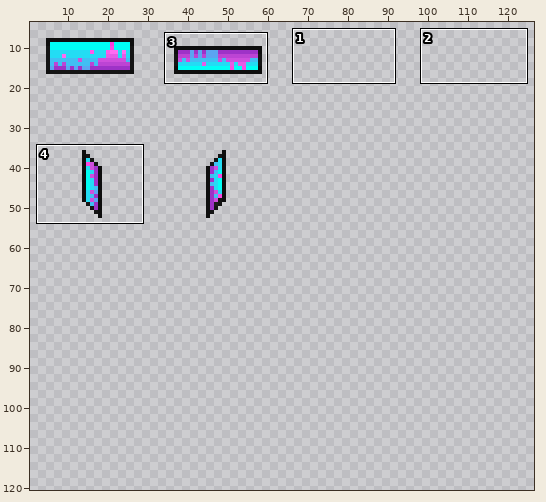
Edited in one commit: sprite sheet (Resources/Textures/_NF/Structures/Machines/computers.rsi/contraband.png). Above: a wide view before the commit, with the close-up outlined.
Close-up. Old version:
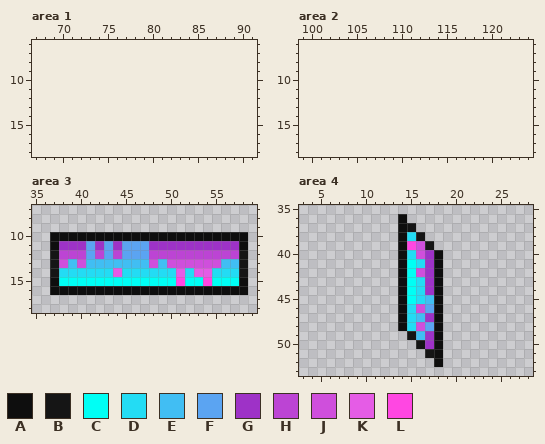
The file is 64x64 pixels. Colours within 5 levels of each other are drawn and written as one. Shown: area 1: x 67..91, y 6..18; area 2: x 99..124, y 6..18; area 3: x 35..59, y 7..18; area 4: x 3..28, y 35..53. The old version is drawn lined up with the new one, on the new canvas. The wide view leaves out empty margins. The commit also changed other parts of the picture, which this record leaves out.
Palette (. is transparent): A #0e0e0e  B #151515  C #00fff5  D #23dcf4  E #41bef3  F #5ba4f2  G #9e32c7  H #bc44d4  J #cf4fdc  K #e55ce6  L #ff47e2
Pixels before, area 3, first column x 37:
10 AAAAAAAAAAAAAAAAAAAAAA
11 AGGGFGFGFFFGGGGGGGGGGA
12 BHHHFHFHFFFHHHHHHHHHHB
13 BJEJEEEEEEEJEJJJJJJEEB
14 BDDDDDDKDDDDDDKDKKDDDB
15 ACCCCCCCCCCCCCLCCLCCCA
16 AAAAAAAAAAAAAAAAAAAAAA
Pixels before, area 4, first column x 14:
36 A....
37 AB...
38 ADB..
39 ALJB.
40 ADJGA
41 ACDGA
42 ACJGA
43 ACDGA
44 ACDGA
45 ACDEA
46 ADJFA
47 ADEGA
48 ADJFA
49 .BEGA
50 ..BGA
51 ...BA
52 ....A
The result:
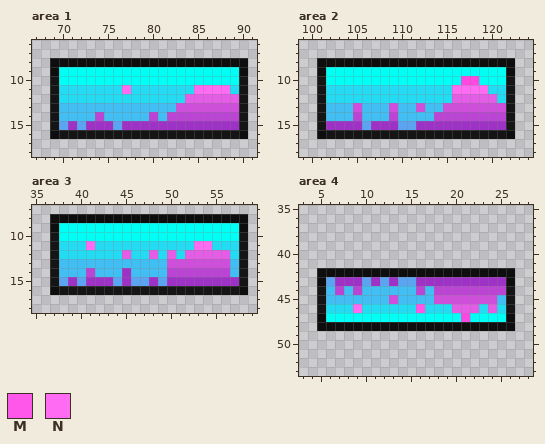
Colours new in this view: M #ff57e9  N #ff6bf2
Changes in this commit:
canvas 64x64 -> 128x128
Changed rows in their new state; - is an unchanged pixel.
Area 1:
first column x 69:
 8 AAAAAAAAAAAAAAAAAAAAAA
 9 ACCCCCCCCCCCCCCCCCCCCA
10 BCCCCCCCCCCCCCCCCCCCCB
11 BDDDDDDDNDDDDDDDNNNNDB
12 BDDDDDDDDDDDDDDKKKKKKB
13 BEEEEEEEEEEEEEJJJJJJJB
14 BEEEEHEEEEEHEHHHHHHHHB
15 BFGFGGGFGGGGGGGGGGGGGB
16 ABBBBBBBBBBBBBBBBBBBBA
Area 2:
first column x 101:
 8 AAAAAAAAAAAAAAAAAAAAAA
 9 ACCCCCCCCCCCCCCCCCCCCA
10 BCCCCCCCCCCCCCCCLLCCCB
11 BDDDDDDDDDDDDDDNNNNDDB
12 BDDDDDDDDDDDDDDKKKKKDB
13 BEEEJEEEJEEJEEJJJJJJJB
14 BEEEHEEEHEEEEHHHHHHHHB
15 BGGGGFGGGFFGGGGGGGGGGB
16 ABBBBBBBBBBBBBBBBBBBBA
Area 3:
first column x 37:
 8 AAAAAAAAAAAAAAAAAAAAAA
 9 ACCCCCCCCCCCCCCCCCCCCA
10 BCCCCCCCCCCCCCCCCCCCCB
11 BDDDNDDDDDDDDDDDNNDDDB
12 -DDDDDDDKDDKDKDKKKKKD-
13 -E-E-------E-------J--
14 -EEEHEEEGEEEEHHHHHHHE-
15 BFGFGGGFGFFGFGGGGGGGGB
16 -BBBBBBBBBBBBBBBBBBBB-
Area 4:
first column x 5:
36 ---------.------------
37 ---------..-----------
38 ---------...----------
39 ---------....---------
40 ---------.....--------
41 ---------.....--------
42 AAAAAAAAA-AAA-AAAAAAAA
43 AFGGGFGFGFFG-GGGGGGGGA
44 BEHEHEEEEEEHEHHHHHHHHB
45 BEEEEEEEJEEE-JJJJJJJEB
46 BDDDNDDDDD-MDDDKKKDKDB
47 ACCCCCCCCCCCCCCCLCCCCA
48 AAAAAAAAA-AAA-AAAAAAAA
49 ----------....--------
50 -----------...--------
51 ------------..--------
52 -------------.--------
Changed places in both close-ups, as pixel boxes (x1, y1, x2, y2):
added: (50, 58, 248, 139)
added: (317, 58, 515, 139)
changed: (50, 214, 248, 295)
changed: (317, 214, 515, 367)
